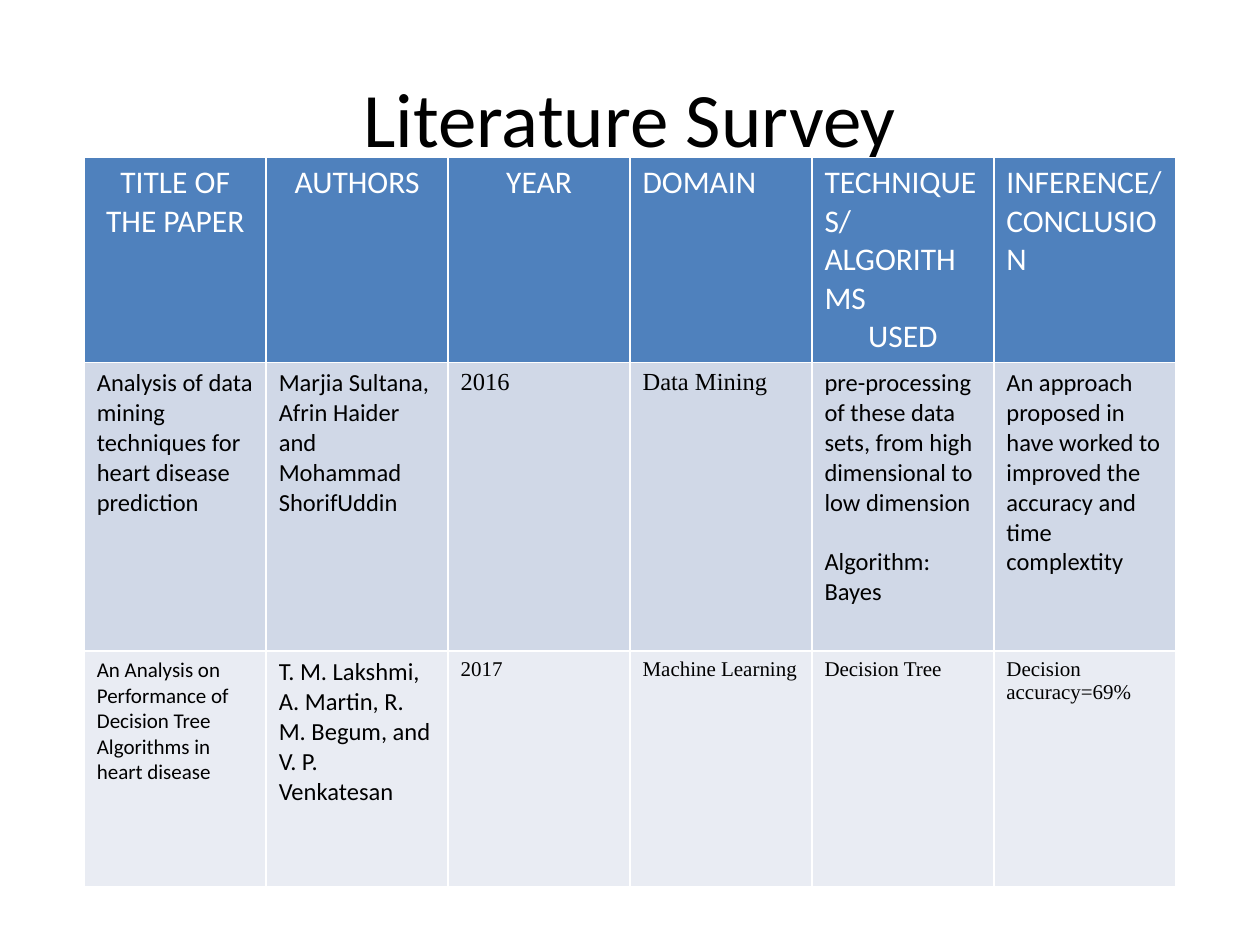
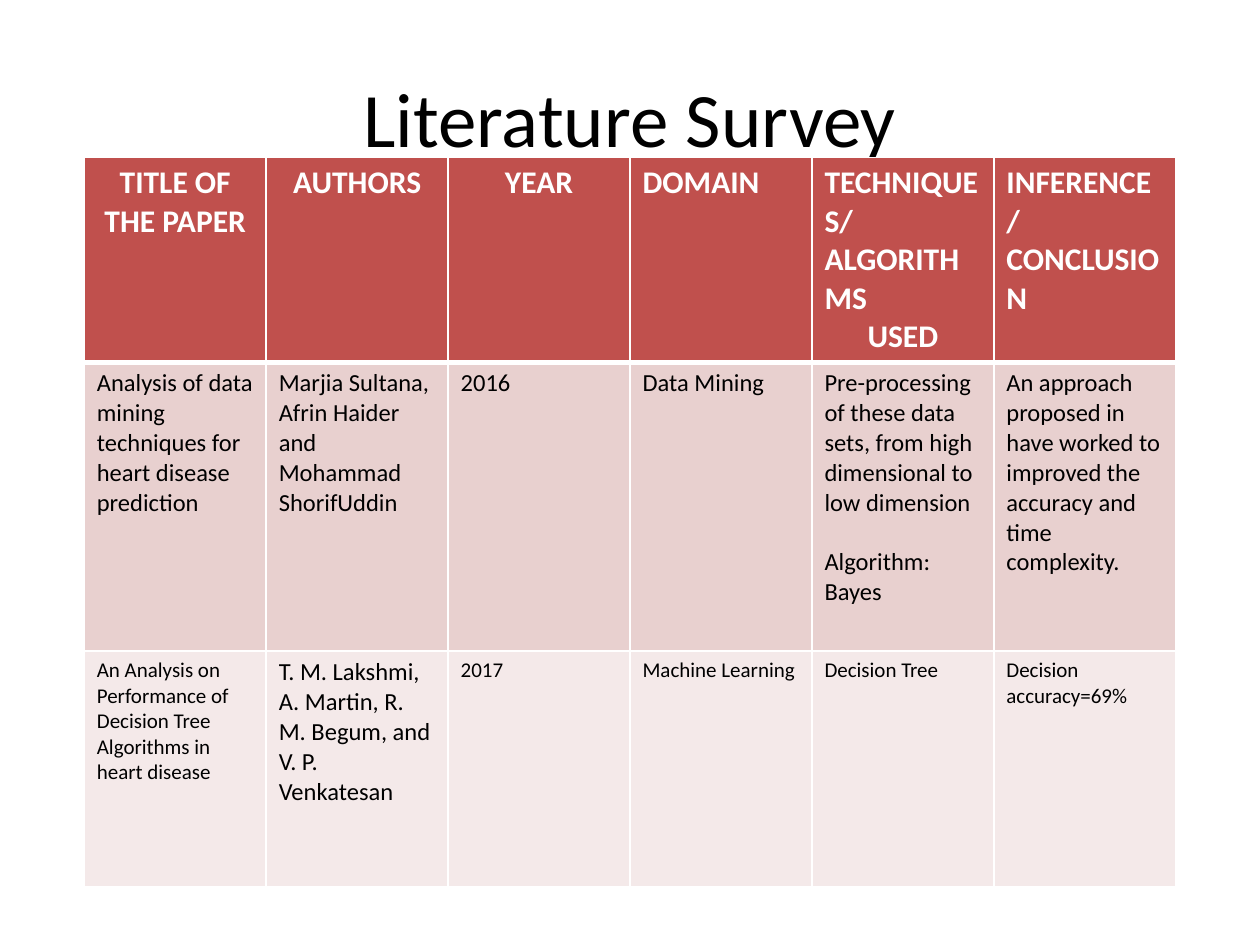
Before and after one commit to sathyapramod/ml-heart-survial, a slide deck: slide 4 of SathyaPramod.pptx. Drawn at 1260x945 pixels with LibreOffice and Linux fonts; fonts in the diff are those of the drawing; background and template pictures are left out. Boxes give left, top, right and bottom in pixels: in the first picture for what was removed or moved away, otherwise in the second. Text is boxed around its words. In the diff, an @@ line names an element or a change of style, - is before the commit and + after.

```diff
--- a/SathyaPramod.pptx
+++ b/SathyaPramod.pptx
@@ table at [84,158,1173,857] @@
-row 2, column 5: pre-processing of these data sets, from high dimensional to low dimension / Algorithm: Bayes
+row 2, column 5: Pre-processing of these data sets, from high dimensional to low dimension / Algorithm: Bayes
-row 2, column 6: An approach proposed in have worked to improved the accuracy and time complextity
+row 2, column 6: An approach proposed in have worked to improved the accuracy and time complexity.
@@ fill #4F81BD to #C0504D in row 1 @@
@@ fill #D0D8E8 to #E8D0D0 in row 2 @@
@@ fill #E9EDF4 to #F4E9E9 in row 3 @@
@@ bold on in "TITLE OF THE PAPER", "AUTHORS", "YEAR", "DOMAIN" and 4 more places @@
@@ font Times New Roman to Calibri in "2016", "Data Mining", "2017", "Machine Learning" and 2 more places @@
```
Also in this commit, not shown: 4 other slides changed, 1 other file.
